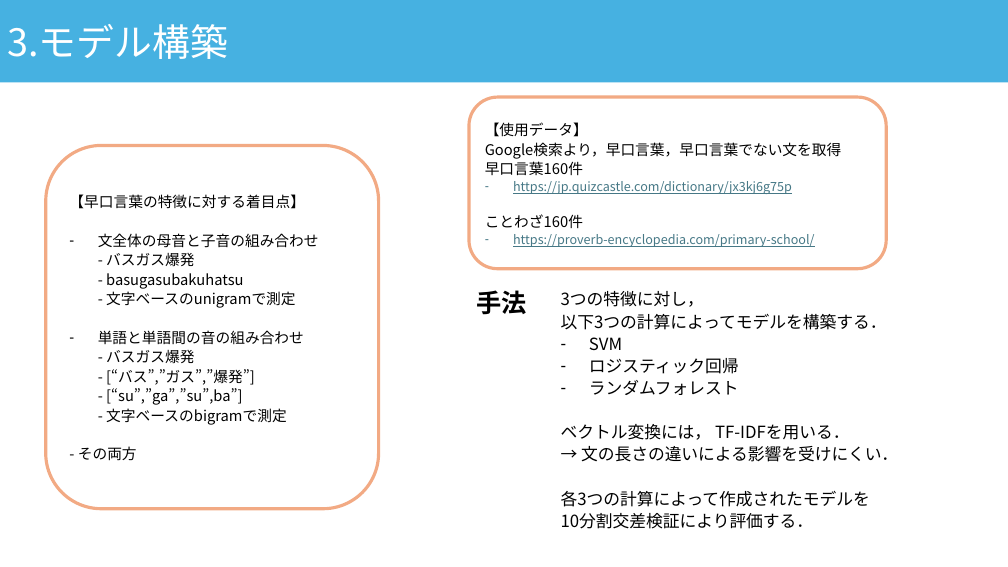
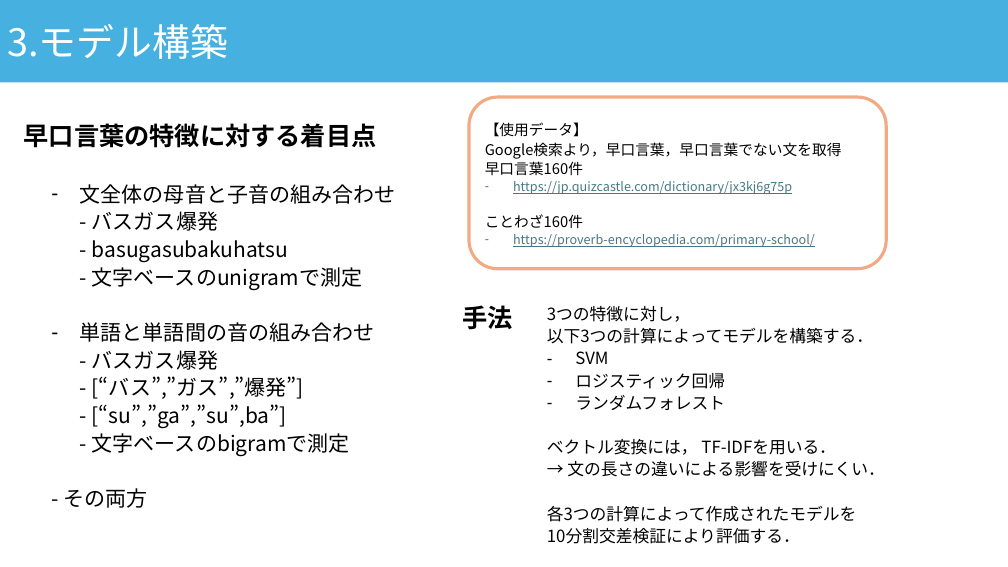
Before and after one commit to asn407/20241221, a slide deck: slide 13 of 年末発表.pptx. Drawn at 1008x567 pixels with LibreOffice and Linux fonts; fonts in the diff are those of the drawing. Boxes give left, top, right and bottom in pixels: in the first picture for what was removed or moved away, otherwise in the second. Text is boxed around its words. In the diff, an @@ line names an element or a change of style, - is before the commit and + after.

```diff
--- a/年末発表.pptx
+++ b/年末発表.pptx
@@ text added at (24, 123, 377, 148), 24 pt, text #000000, bold @@
+早口言葉の特徴に対する着目点
@@ text "文全体の母音と子音の組み合わせ - バスガス爆発 - basugasubakuhatsu ...": place and size @@
-text "文全体の母音と子音の組み合わせ - バスガス爆発 - basugasubakuhatsu ..." at (46, 145, 379, 509)
+text "文全体の母音と子音の組み合わせ - バスガス爆発 - basugasubakuhatsu ..." at (64, 184, 396, 508)
@@ text "文全体の母音と子音の組み合わせ - バスガス爆発 - basugasubakuhatsu ..." at (64, 184, 396, 508): size 14 to 20 pt; vertical alignment middle to top; outline #F2AA84 3 pt to none @@
@@ text at (69, 194, 305, 209): paragraph removed @@
-【早口言葉の特徴に対する着目点】
@@ text "手法": place and size @@
-text "手法" at (476, 290, 526, 315)
+text "手法" at (463, 305, 513, 330)
@@ text "3つの特徴に対し，": place and size @@
-text "3つの特徴に対し，" at (561, 291, 898, 529)
+text "3つの特徴に対し，" at (547, 306, 884, 544)
```
Also in this commit, not shown: 2 other slides changed, 1 other file.
